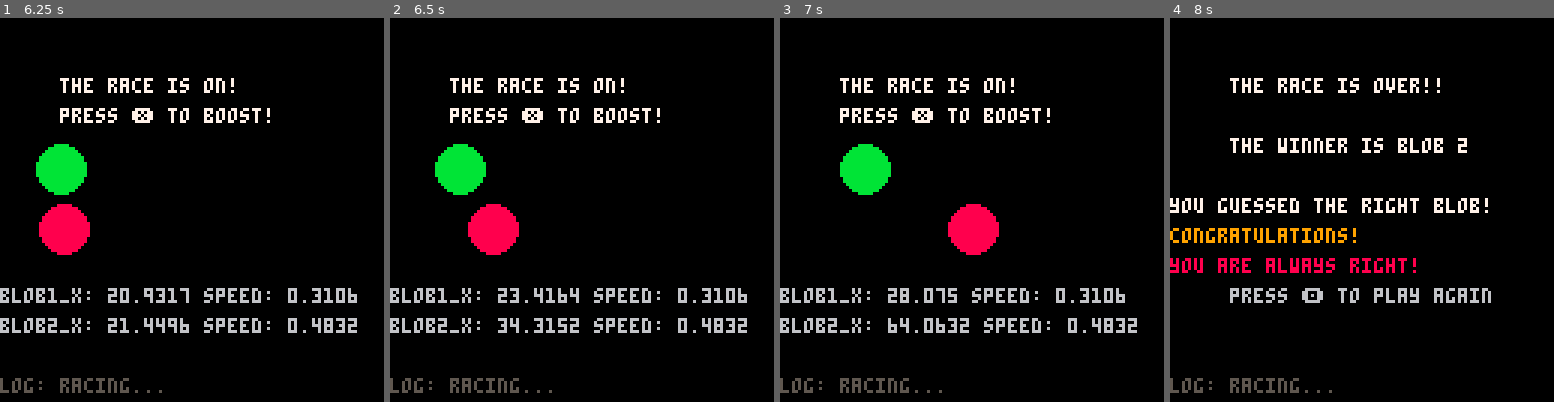
Above: before the commit, frames 1-4 (left to right).
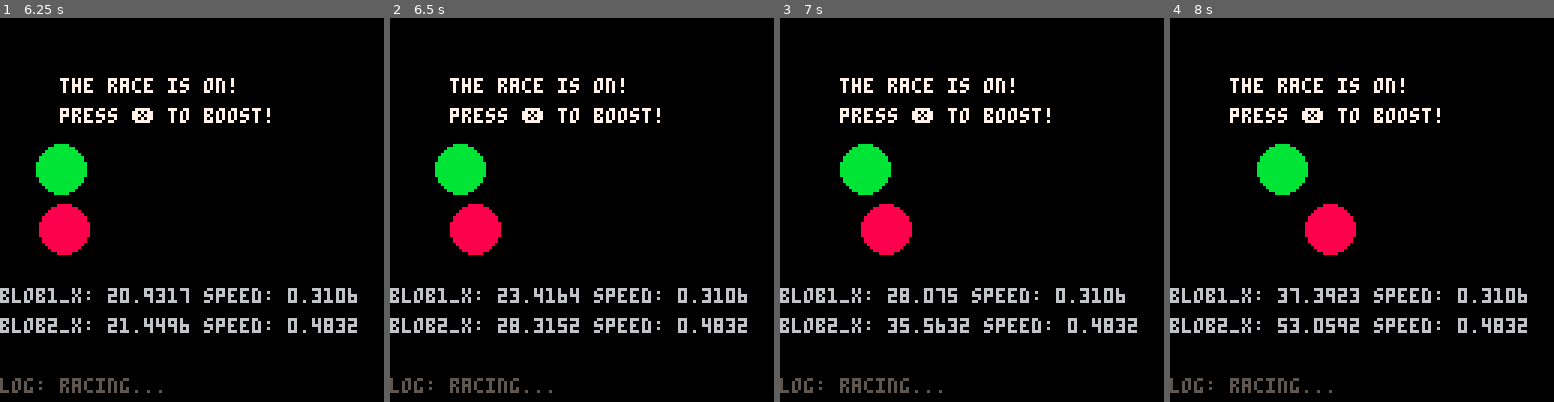
Above: after the commit, the same moments.

Repository: geopet/formula-blob
Game: PICO-8 cartridge blob_race.p8
Two runs of this game, one before a commit and one after it. Both use one fixed random seed, a clock stepped at 60 frames per second and the inputs below.
Inputs:
- Up to frame 1 (6.25 s): tap X (X key) at 0.33, 1.07, 1.85, 2.97, 4.08, 5.2 s; tap O (Z key) at 0.7, 1.7, 2.1, 2.5, 2.9, 3.3, 3.7, 4.1, 4.5, 4.9, 5.3, 5.7, 6.1 s; hold Right 1.6-2.1 s; hold Right 2.47-3.03 s; hold Left 3.08-3.58 s; hold Right 4.02-4.68 s; hold Left 5.08-5.68 s; hold Right from 6.08 s (still down)
- Up to frame 2 (6.5 s): keep holding Right; tap X (X key) at 6.32 s
- Up to frame 3 (7 s): tap O (Z key) at 6.5, 6.9 s; release Right at 6.58 s; hold Right from 6.63 s (still down)
- Up to frame 4 (8 s): release Right at 7.13 s; tap O (Z key) at 7.3, 7.7 s; tap X (X key) at 7.43 s; hold Right from 7.5 s (still down)

Frame 1 is identical in both runs. In frame 2, 1.3% of the frame differs, in the area x 15-34%, y 48-83%; in frame 3, 2.8%; in frame 4, 11%, in the area x 0-93%, y 15-83%.

Commit message:
refactor(overheat): add update_overheat helper
Just trying to make the code more maintainable by adding an
update_overheat helper function.

Diff:
--- a/blob_race.p8
+++ b/blob_race.p8
@@ -110,24 +110,26 @@
 
         log_msg = "countdown timer: " .. lock_timer
     elseif (state == "racing") then
-        local boost_amount = 0
-
-        if (player_overheat) then
-            overheat_timer += 1
-
-            if (overheat_timer > 60) then
-                player_overheat = false
-                overheat_timer = 0
-                boost_amount = 0.01
-                log_msg = "overheat off!"
-            else
-                player_boost_active = false
-                boost_amount = -0.5
-                log_msg = "overheating! no boost!"
-            end
-        else
-            log_msg = "racing..."
-        end
+        -- local player_boost_amount = 0
+
+        -- if (player_overheat) then
+        --     player_overheat_timer += 1
+
+        --     if (player_overheat_timer > 60) then
+        --         player_overheat = false
+        --         player_overheat_timer = 0
+        --         player_boost_amount = 0.01
+        --         log_msg = "overheat off!"
+        --     else
+        --         player_boost_active = false
+        --         player_boost_amount = -0.5
+        --         log_msg = "overheating! no boost!"
+        --     end
+        -- else
+        --     log_msg = "racing..."
+        -- end
+
+        update_overheat()
 
         if (btn(5) and not player_overheat) then -- press ❎ to boost
             if (player_boost_meter > 0) then
@@ -282,6 +284,26 @@
     print(countdown_opt.string, countdown_opt.x, countdown_opt.y, countdown_opt.color)
 end
 
+function update_overheat()
+    if (player_overheat) then
+        player_overheat_timer += 1
+
+        if (player_overheat_timer > 60) then
+            player_overheat = false
+            player_overheat_timer = 0
+            player_boost_amount = 0.01
+            log_msg = "overheat off!"
+        else
+            player_boost_active = false
+            player_boost_amount = -0.5
+            log_msg = "overheating! no boost!"
+        end
+    elseif (not player_overheat) then
+            player_boost_amount = 0
+            log_msg = "racing..."
+    end
+end
+
 function print_log_msg()
     if logging then
         if (log_msg != "") then
